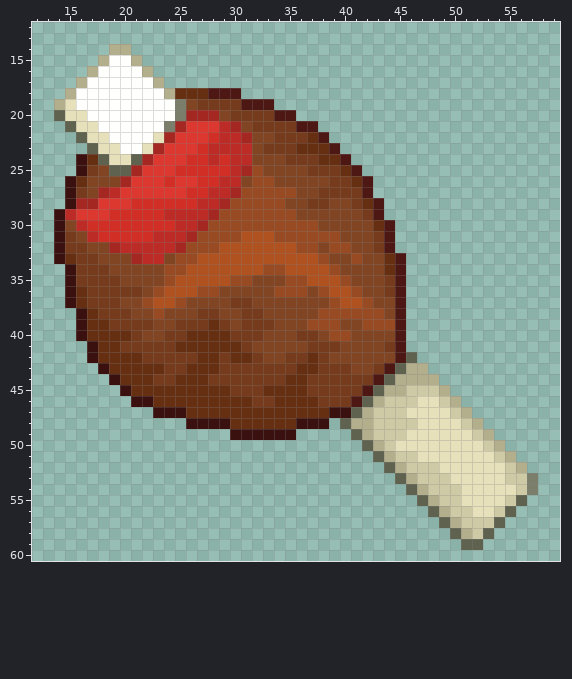
A sprite sheet gets an edit: textures/ui/hunger_effect.png. That is the earlier state.
The file is 72x72 pixels. Shown: x 12..59, y 12..60.
After the commit:
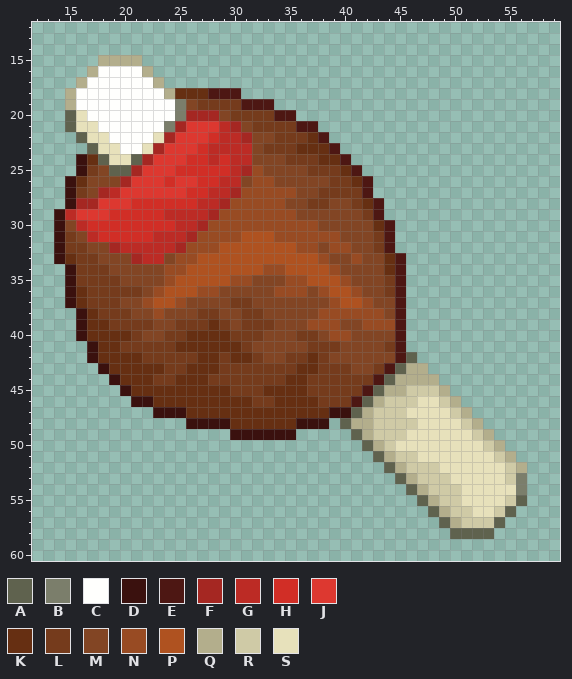
Palette (. is transparent): A #5f624e  B #7b7e6b  C #fffffd  D #3a110e  E #4d1713  F #a52722  G #bc2b25  H #d12e26  J #dd3830  K #662f12  L #753b1c  M #824524  N #984b23  P #af5220  Q #b3ae8c  R #cfcaa6  S #e7e1bb
From the commit log: Manual push executed by evorp on 05/09/2023
Changes in this commit:
y 14: x 19..20 QQ -> ..
y 15: x 19..20 CC -> QQ
y 19: x 14..15 QS -> .Q
y 20: x 14..15 AS -> .A
y 53..54: x 56..57 RB -> B.
y 58: x 51..52 QR -> AA
y 59: x 51..52 AA -> ..
